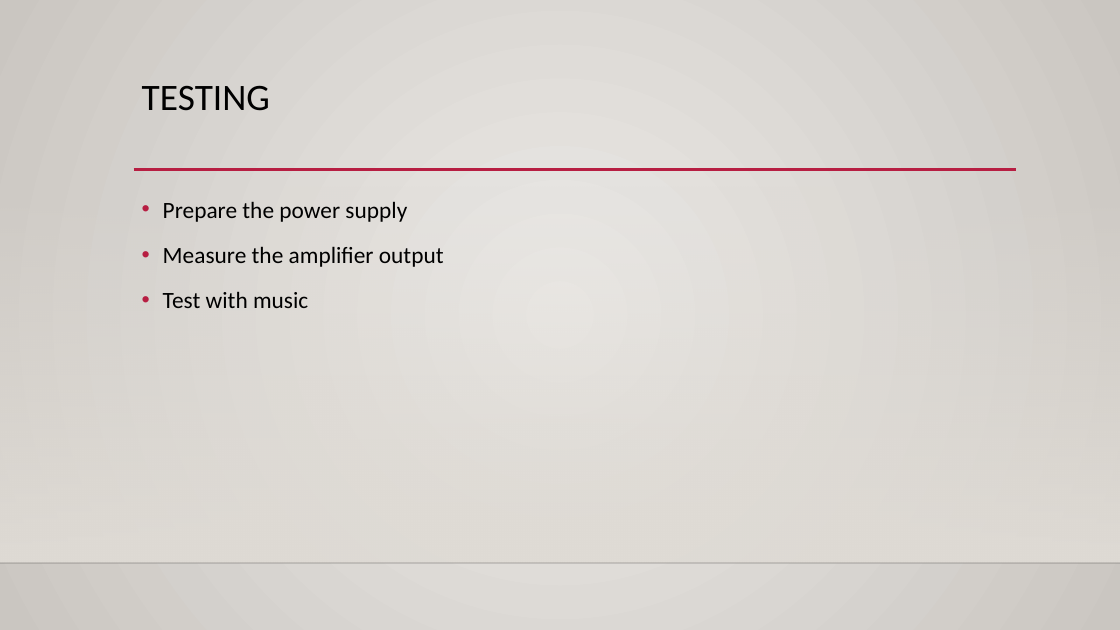
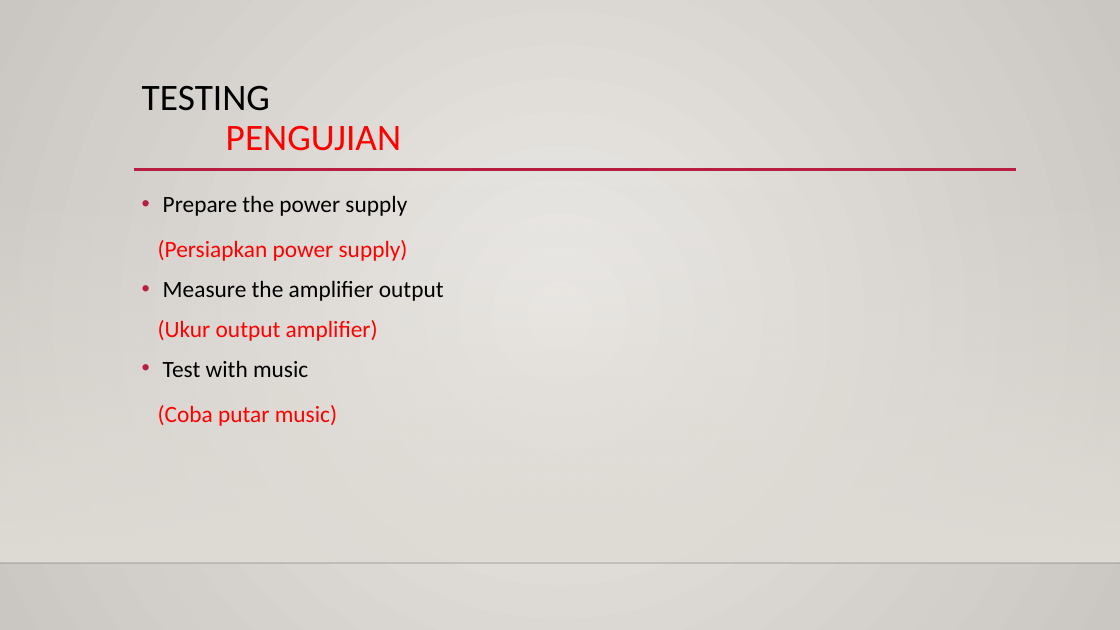
Before and after one commit to rizkywidianto12/Elektronika, a slide deck: slide 8 of Doc/Presentasi.pptx. Drawn at 1120x630 pixels with LibreOffice and Linux fonts; fonts in the diff are those of the drawing; background and template pictures are left out. Boxes give left, top, right and bottom in pixels: in the first picture for what was removed or moved away, otherwise in the second. Text is boxed around its words. In the diff, an @@ line names an element or a change of style, - is before the commit and + after.

```diff
--- a/Doc/Presentasi.pptx
+++ b/Doc/Presentasi.pptx
@@ title at box(142, 85, 401, 151): text changed; text colour #000000 to #FF0000 @@
-TESTING
+TESTING
+PENGUJIAN
@@ text at box(163, 195, 444, 377): line spacing 1.2 to 1 @@
@@ text at box(158, 240, 408, 261): paragraph added @@
+(Persiapkan power supply)
@@ text at box(158, 320, 378, 341): paragraph added @@
+(Ukur output amplifier)
@@ text at box(158, 405, 337, 426): paragraph added @@
+(Coba putar music)
```
Also in this commit, not shown: 3 other slides changed, 6 slides added, 1 slide removed, 1 other file.
